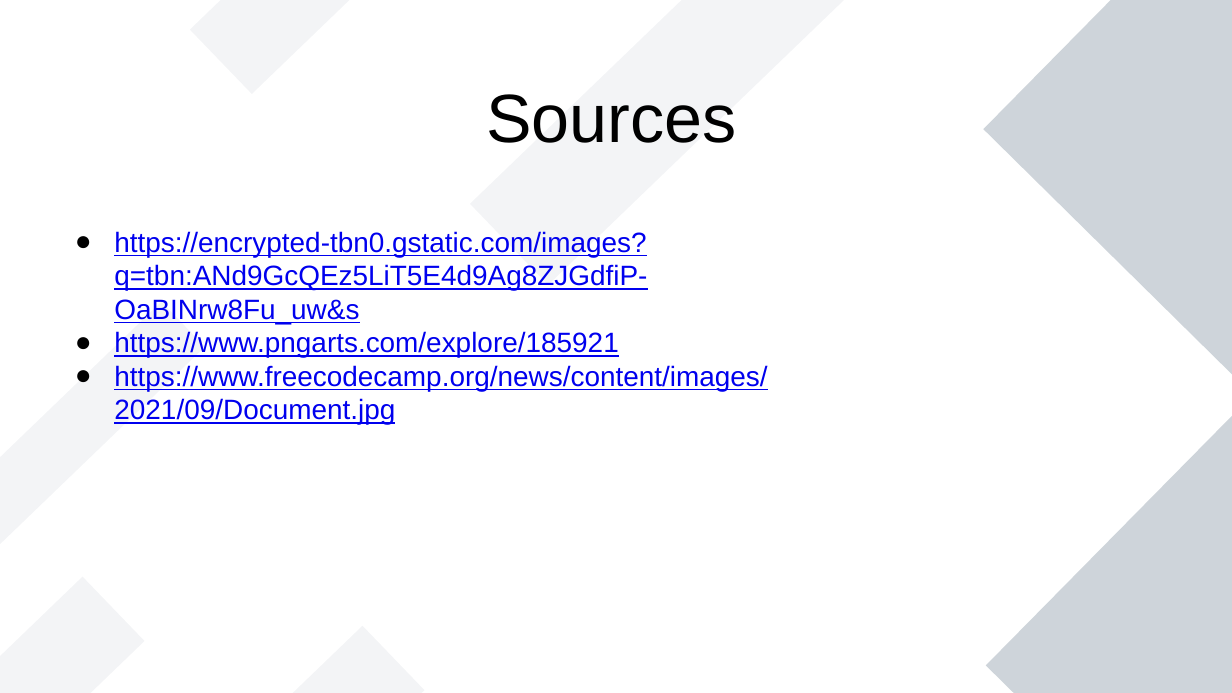
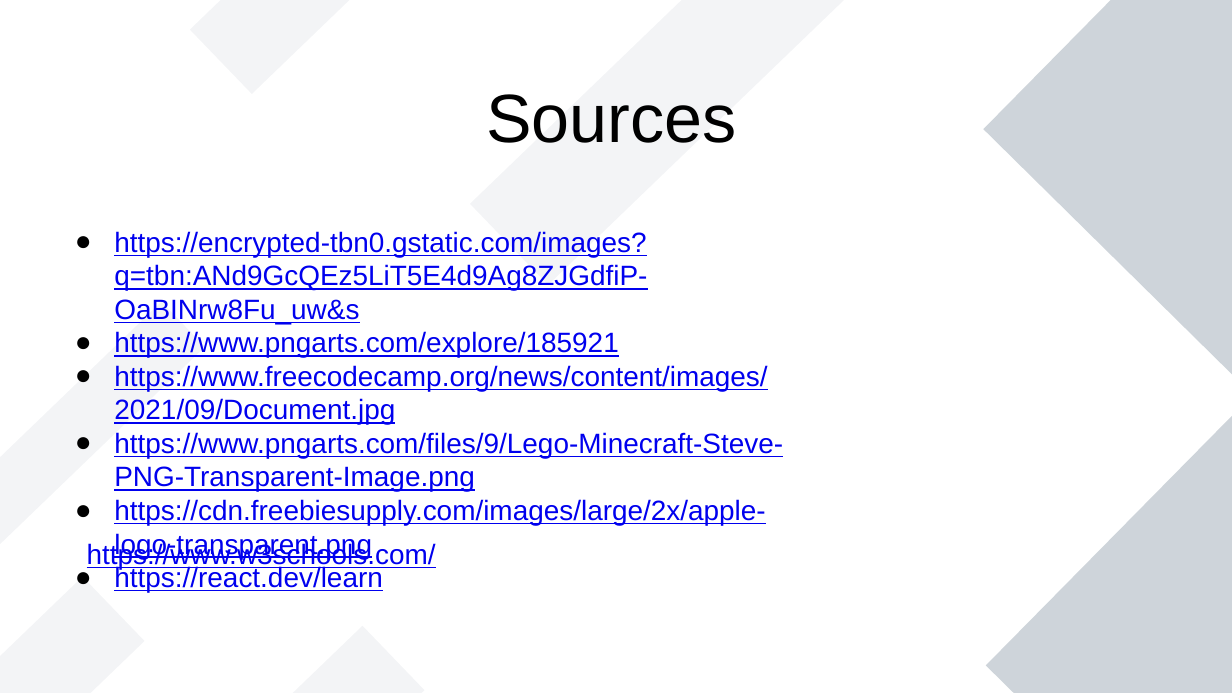
Before and after one commit to TonyLiu0226/toDoListTutorial, a slide deck: slide 30 of presentation.pptx. Drawn at 1232x693 pixels with LibreOffice and Linux fonts; fonts in the diff are those of the drawing. Boxes give left, top, right and bottom in pixels: in the first picture for what was removed or moved away, otherwise in the second. Text is boxed around its words. In the diff, an @@ line names an element or a change of style, - is before the commit and + after.

```diff
--- a/presentation.pptx
+++ b/presentation.pptx
@@ text at (x1=114, y1=432, x2=783, y2=592): paragraphs added @@
+● https://www.pngarts.com/files/9/Lego-Minecraft-Steve-PNG-Transparent-Image.png
+● https://cdn.freebiesupply.com/images/large/2x/apple-logo-transparent.png
+● https://react.dev/learn
@@ text added at (x1=87, y1=542, x2=436, y2=569), 18 pt, text #0000EE, underline @@
+https://www.w3schools.com/
```
Also in this commit, not shown: 10 other slides changed, 1 slide added, 1 slide removed.
